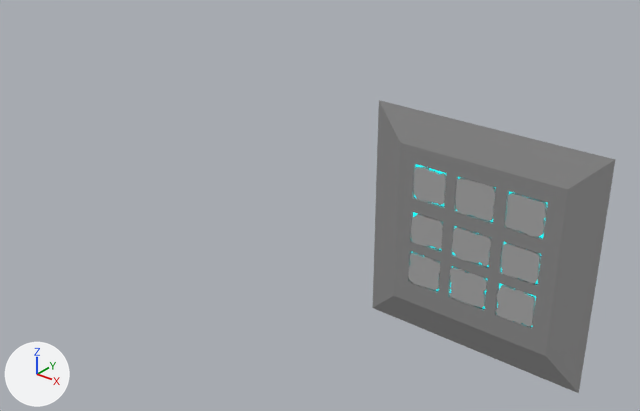
What one commit did to the FBX model Assets/Models/stoneKeypad.fbx.
The view is the same before and after, from a 50 mm camera at (0.098, -0.206, 0.145) aimed at (-0.063, -0.005, 0.02). The axes (+X, +Y, +Z) are drawn at lower left. The lights are the same throughout. Where no turn or scale is listed for an object, it has been applied to the vertices.
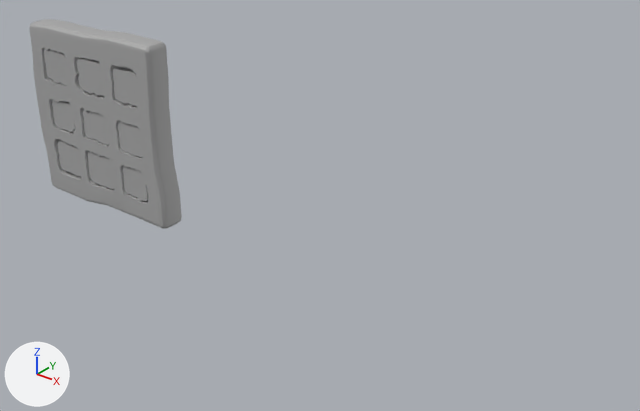
Where the change shows, as pixel boxes [x1, y1, x2, y2] in the pictures (640 x 411 px):
'pPlane1', deleted
    before: [373, 100, 615, 393]
'stoneKeypad', added
    after: [29, 19, 182, 229]
'polySurface8', moved
    before: [455, 178, 496, 221]
    after: [88, 151, 114, 189]
'polySurface7', moved
    before: [505, 193, 547, 237]
    after: [58, 140, 81, 176]
'polySurface2', moved
    before: [450, 267, 487, 308]
    after: [77, 57, 104, 96]
'polySurface6', moved
    before: [501, 243, 541, 283]
    after: [117, 121, 143, 157]
'polySurface1', moved
    before: [495, 285, 535, 326]
    after: [44, 49, 67, 85]
'polySurface5', moved
    before: [452, 227, 491, 266]
    after: [83, 110, 109, 145]
'polySurface3', moved
    before: [408, 252, 440, 290]
    after: [113, 68, 137, 106]
'polySurface9', moved
    before: [414, 167, 446, 205]
    after: [123, 166, 148, 201]
'polySurface4', moved
    before: [411, 214, 443, 249]
    after: [52, 100, 75, 132]
'lightKey3', added
    after: [120, 67, 131, 70]

Patch to the scene script:
```diff
--- a/Assets/Models/stoneKeypad.fbx.py
+++ b/Assets/Models/stoneKeypad.fbx.py
@@ ob_polysurface4 @@
 ob_polysurface4 = bpy.data.objects.new('polySurface4', me_mesh_006)
-ob_polysurface4.parent = ob_buttons
-ob_polysurface4.location = (-1.397, -0.0423, 0.0)
+ob_polysurface4.parent = ob_buttons2
+ob_polysurface4.location = (1.514, 0.101, 0.0)
 ob_polysurface4.scale = (0.899, 0.899, 0.899)
@@ ob_polysurface2 @@
 ob_polysurface2 = bpy.data.objects.new('polySurface2', me_mesh_008)
-ob_polysurface2.parent = ob_buttons
-ob_polysurface2.location = (-0.00917, -1.293, 0.0)
+ob_polysurface2.parent = ob_buttons2
+ob_polysurface2.location = (0.00484, -1.437, 0.0)
 ob_polysurface2.scale = (0.989, 1.06, 1.0)
@@ ob_polysurface6 @@
 ob_polysurface6 = bpy.data.objects.new('polySurface6', me_mesh_004)
-ob_polysurface6.parent = ob_buttons
-ob_polysurface6.location = (1.445, -0.0359, 0.0)
+ob_polysurface6.parent = ob_buttons2
+ob_polysurface6.location = (-1.534, 0.0437, 0.0)
 ob_polysurface6.scale = (1.04, 0.889, 0.953)
@@ ob_polysurface8 @@
 ob_polysurface8 = bpy.data.objects.new('polySurface8', me_mesh_002)
-ob_polysurface8.parent = ob_buttons
-ob_polysurface8.location = (-0.0103, 1.365, 0.0)
+ob_polysurface8.parent = ob_buttons2
+ob_polysurface8.location = (-0.0316, 1.443, 0.0)
 ob_polysurface8.scale = (0.981, 1.01, 0.971)
@@ ob_polysurface7 @@
 ob_polysurface7 = bpy.data.objects.new('polySurface7', me_mesh_003)
-ob_polysurface7.parent = ob_buttons
-ob_polysurface7.location = (1.431, 1.346, 0.0)
+ob_polysurface7.parent = ob_buttons2
+ob_polysurface7.location = (1.467, 1.485, 0.0)
 ob_polysurface7.scale = (1.07, 0.982, 0.982)
@@ ob_polysurface9 @@
 ob_polysurface9 = bpy.data.objects.new('polySurface9', me_mesh_001)
-ob_polysurface9.parent = ob_buttons
-ob_polysurface9.location = (-1.394, 1.343, 0.0)
+ob_polysurface9.parent = ob_buttons2
+ob_polysurface9.location = (-1.562, 1.401, 0.0)
 ob_polysurface9.scale = (0.961, 0.961, 0.961)
@@ ob_polysurface5 @@
 ob_polysurface5 = bpy.data.objects.new('polySurface5', me_mesh_005)
-ob_polysurface5.parent = ob_buttons
-ob_polysurface5.location = (-0.00455, -0.0374, 0.0)
+ob_polysurface5.parent = ob_buttons2
+ob_polysurface5.location = (-0.031, 0.0602, 0.0)
 ob_polysurface5.scale = (1.0, 0.914, 0.958)
@@ ob_pplane1 @@
-ob_pplane1 = bpy.data.objects.new('pPlane1', me_mesh)
@@ ob_polysurface3 @@
 ob_polysurface3 = bpy.data.objects.new('polySurface3', me_mesh_007)
-ob_polysurface3.parent = ob_buttons
-ob_polysurface3.location = (-1.407, -1.306, 0.0)
+ob_polysurface3.parent = ob_buttons2
+ob_polysurface3.location = (-1.509, -1.479, 0.0)
 ob_polysurface3.scale = (0.876, 1.04, 1.0)
@@ ob_polysurface1 @@
 ob_polysurface1 = bpy.data.objects.new('polySurface1', me_mesh_009)
-ob_polysurface1.parent = ob_buttons
-ob_polysurface1.location = (1.427, -1.305, 0.0)
+ob_polysurface1.parent = ob_buttons2
+ob_polysurface1.location = (1.573, -1.393, 0.0)
 ob_polysurface1.scale = (0.986, 0.956, 1.0)
@@ ob_buttons2 @@
+ob_buttons2 = bpy.data.objects.new('buttons2', None)
+ob_buttons2.parent = ob_stonekeypadv2
+ob_buttons2.location = (0.0666, -0.00016, 0.365)
+ob_buttons2.rotation_euler = (0.0, 0.0, 3.121)  # degrees (0, 0, 179)
+ob_buttons2.scale = (1.27, 1.27, 1.27)
@@ ob_stonekeypadv2 @@
+ob_stonekeypadv2 = bpy.data.objects.new('StoneKeypadV2', None)
+ob_stonekeypadv2.location = (-0.159, -0.013, 0.0292)
+ob_stonekeypadv2.rotation_euler = (1.571, 0.0, 0.0)  # degrees (90, 0, 0)
+ob_stonekeypadv2.scale = (0.01, 0.01, 0.01)
@@ ob_lightkey3 @@
+ob_lightkey3 = bpy.data.objects.new('lightKey3', me_mesh_012)  # 39 vertices, 1 face; spans x -0.00706..0.00706, y 0.0, z -0.00728..0.00728; in mat_standardsurface1 (grey #aaaaaa)
+ob_lightkey3.location = (-0.1388, -0.0139, 0.0478)
@@ ob_stonekeypad @@
+ob_stonekeypad = bpy.data.objects.new('stoneKeypad', me_mesh_1)  # 1052 vertices, 739 faces; spans x -0.0351..0.0351, y -0.005..0.005, z -0.0352..0.0352; in mat_standardsurface1 (grey #aaaaaa)
+ob_stonekeypad.location = (-0.159, -0.013, 0.0292)
```
